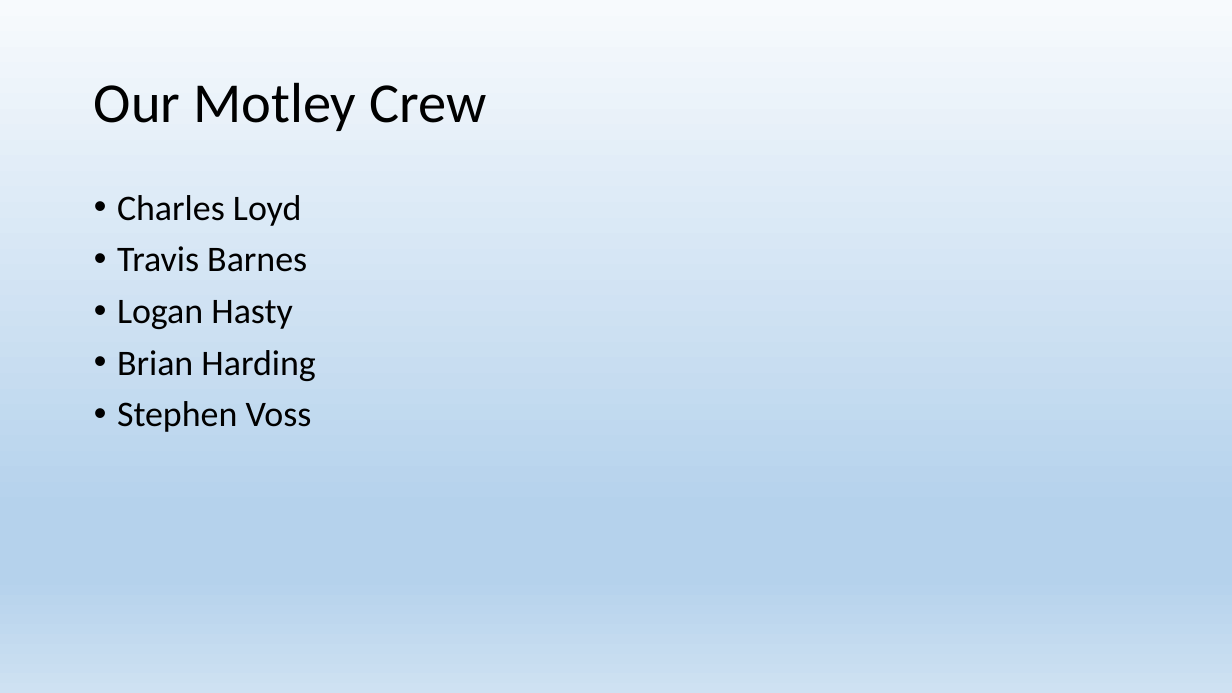
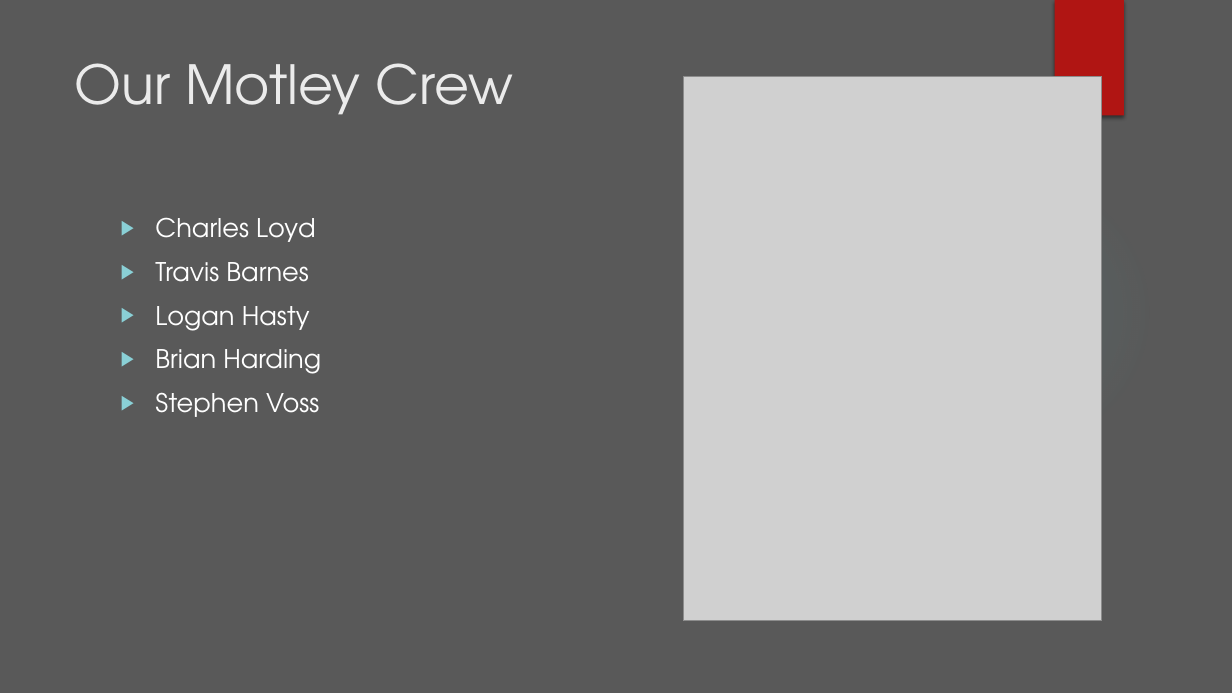
Before and after one commit to S-Voss/nhs-mapper, a slide deck: slide 2 of National Parks Locator.pptx. Drawn at 1232x693 pixels with LibreOffice and Linux fonts; fonts in the diff are those of the drawing; grey boxes stand for pictures; background and template pictures are left out. Boxes give left, top, right and bottom in pixels: in the first picture for what was removed or moved away, otherwise in the second. Text is boxed around its words. In the diff, an @@ line names an element or a change of style, - is before the commit and + after.

```diff
--- a/National Parks Locator.pptx
+++ b/National Parks Locator.pptx
@@ background gradient #F7FAFD to #B5D2EC to #CEE1F2 to #595959 @@
@@ rectangle added at bbox=[1055, 0, 1124, 116], fill #B01513 @@
@@ title "Our Motley Crew": place and size @@
-title "Our Motley Crew" at bbox=[94, 82, 486, 131]
+title "Our Motley Crew" at bbox=[75, 63, 513, 115]
@@ title "Our Motley Crew" at bbox=[75, 63, 513, 115]: size 44 to 42 pt, font Calibri to TeX Gyre Adventor, text colour #000000 to #EBEBEB; line spacing 0.9 to 1; vertical alignment middle to top @@
@@ picture added at bbox=[683, 76, 1102, 621] @@
@@ ellipse added at bbox=[870, 169, 1154, 454], fill gradient #50B9C1 @@
@@ text "Charles Loyd": place and size @@
-text "Charles Loyd" at bbox=[117, 195, 315, 432]
+text "Charles Loyd" at bbox=[155, 217, 321, 417]
@@ text "Charles Loyd" at bbox=[155, 217, 321, 417]: size 28 to 20 pt, font Calibri to TeX Gyre Adventor, text colour #000000 to #FFFFFF; bullet • to ▶; line spacing 0.9 to 1 @@
```
Also in this commit, not shown: 2 other slides changed, 3 slides added, 3 slides removed.
